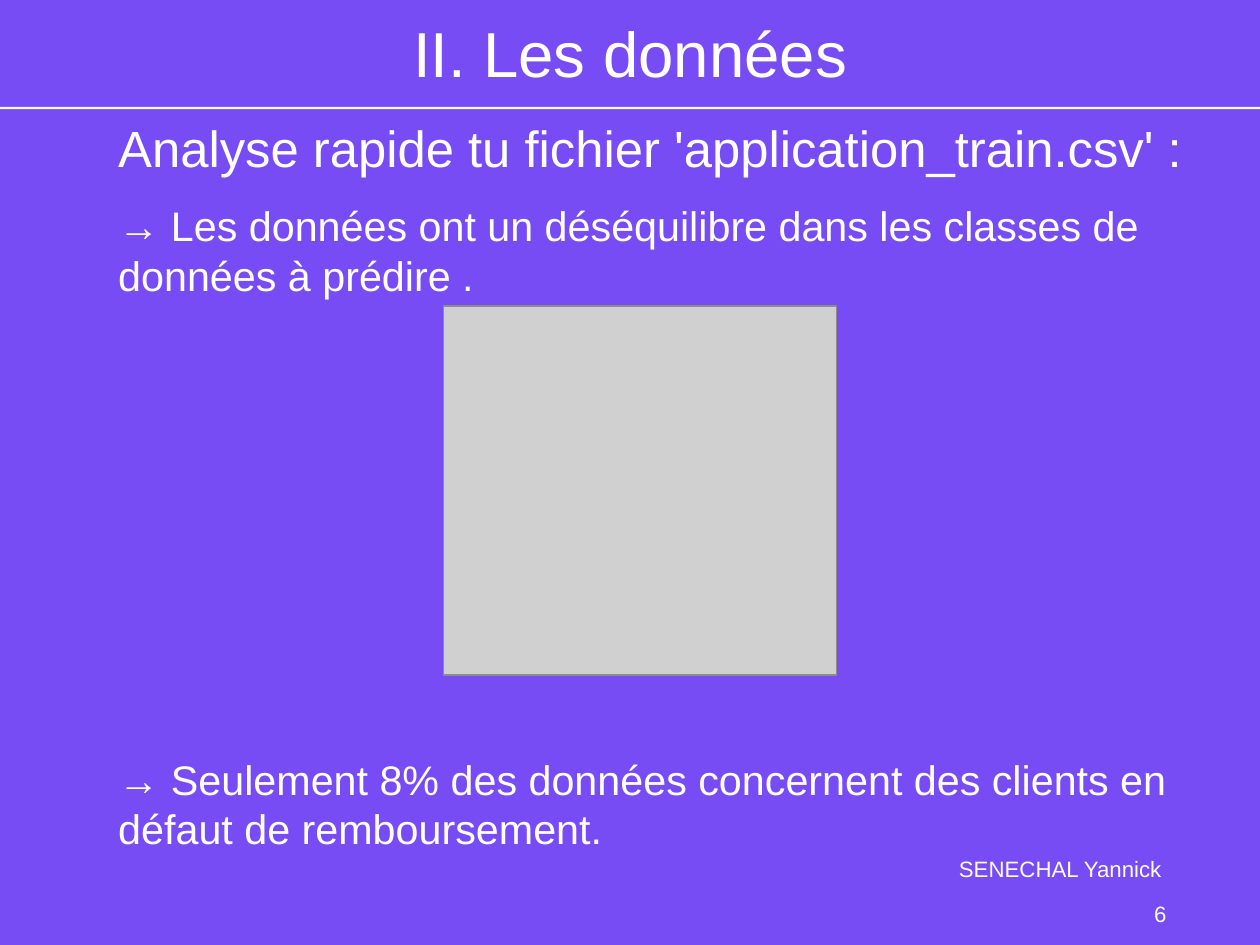
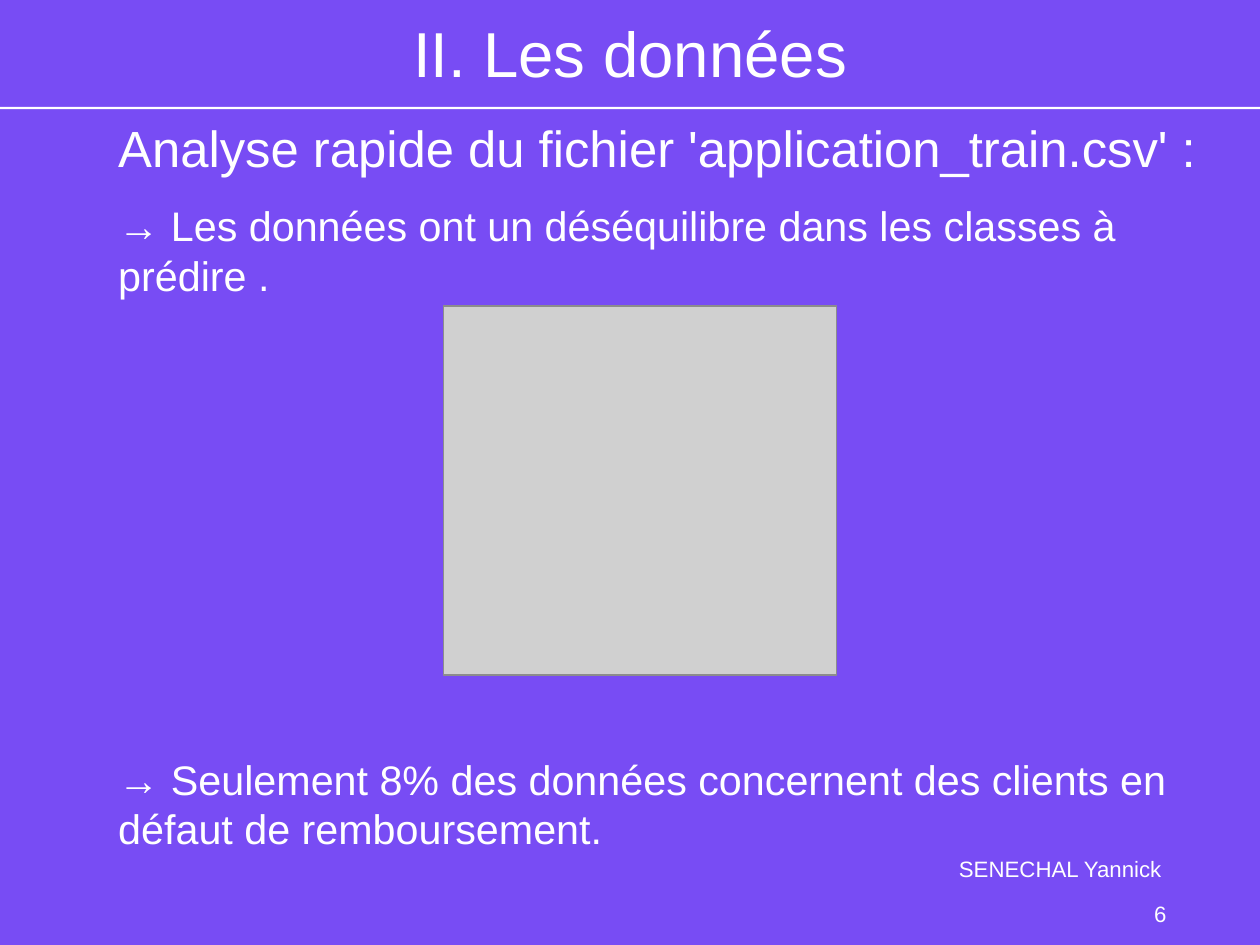
Before and after one commit to YannickSenechal29/OC_DS_Projet_7_SENECHAL_Yannick, a slide deck: slide 6 of P7_03_Support.odp. Drawn at 1260x945 pixels with LibreOffice and Linux fonts; fonts in the diff are those of the drawing; grey boxes stand for pictures; background and template pictures are left out. Boxes give left, top, right and bottom in pixels: in the first picture for what was removed or moved away, otherwise in the second. Text is boxed around its words. In the diff, an @@ line names an element or a change of style, - is before the commit and + after.

```diff
--- a/P7_03_Support.odp
+++ b/P7_03_Support.odp
@@ text at bbox=[118, 130, 1167, 299]: text changed @@
-Analyse rapide tu fichier 'application_train.csv' :
-→ Les données ont un déséquilibre dans les classes de données à prédire .
+Analyse rapide du fichier 'application_train.csv' :
+→ Les données ont un déséquilibre dans les classes à prédire .
```
Also in this commit, not shown: 10 other slides changed, 7 other files.
